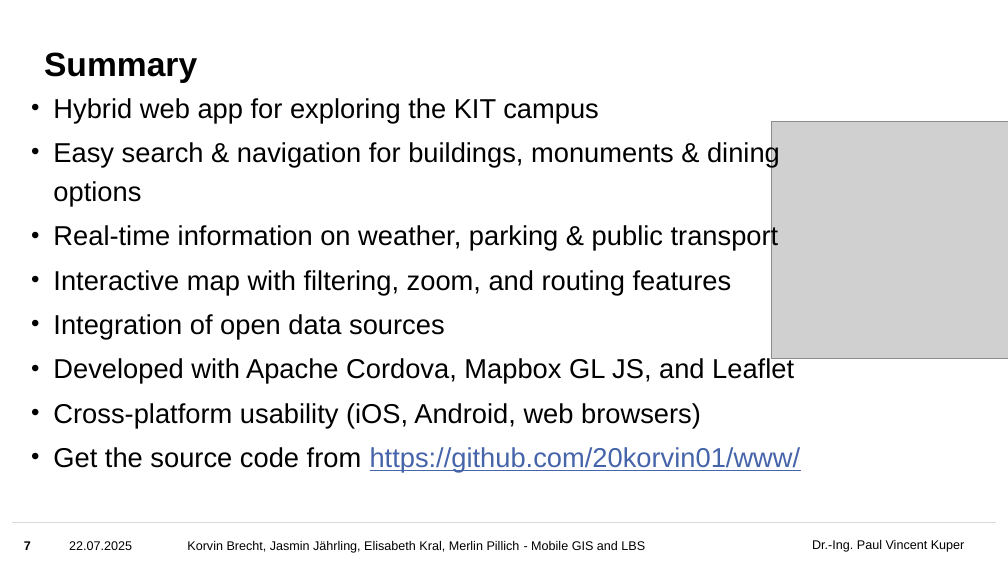
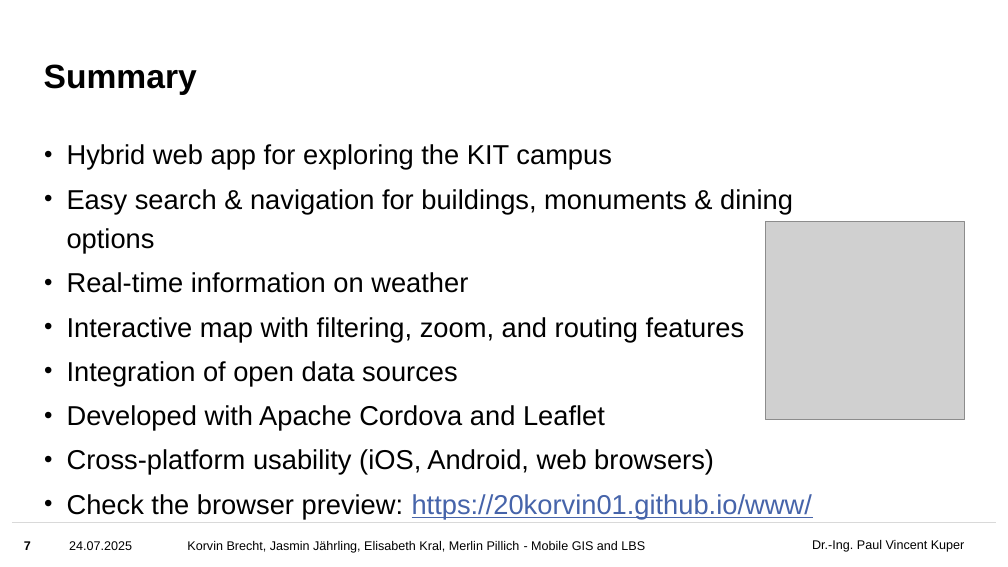
Before and after one commit to 20korvin01/www, a slide deck: slide 7 of presentation/finale_präsentation_mobileGIS_G3.pptx. Drawn at 1008x567 pixels with LibreOffice and Linux fonts; fonts in the diff are those of the drawing; grey boxes stand for pictures; background and template pictures are left out. Boxes give left, top, right and bottom in pixels: in the first picture for what was removed or moved away, otherwise in the second. Text is boxed around its words. In the diff, an @@ line names an element or a change of style, - is before the commit and + after.

```diff
--- a/presentation/finale_präsentation_mobileGIS_G3.pptx
+++ b/presentation/finale_präsentation_mobileGIS_G3.pptx
@@ title "Summary": place and size @@
-title "Summary" at bbox=[44, 52, 197, 83]
+title "Summary" at bbox=[44, 64, 197, 95]
@@ text "Hybrid web app for exploring ...": place and size @@
-text "Hybrid web app for exploring ..." at bbox=[53, 98, 801, 472]
+text "Hybrid web app for exploring ..." at bbox=[67, 144, 812, 519]
@@ picture: place and size @@
-picture at bbox=[772, 122, 1008, 358]
+picture at bbox=[766, 221, 965, 420]
@@ text at bbox=[67, 272, 468, 293]: text changed @@
-• Real-time information on weather, parking & public transport
+• Real-time information on weather
@@ text at bbox=[67, 405, 605, 430]: text changed @@
-• Developed with Apache Cordova, Mapbox GL JS, and Leaflet
+• Developed with Apache Cordova and Leaflet
@@ text at bbox=[67, 494, 812, 519]: text changed @@
-• Get the source code from https://github.com/20korvin01/www/
+• Check the browser preview: https://20korvin01.github.io/www/
@@ text at bbox=[69, 541, 132, 550]: text changed @@
-22.07.2025
+24.07.2025
```
Also in this commit, not shown: 6 other slides changed, 8 other files.
